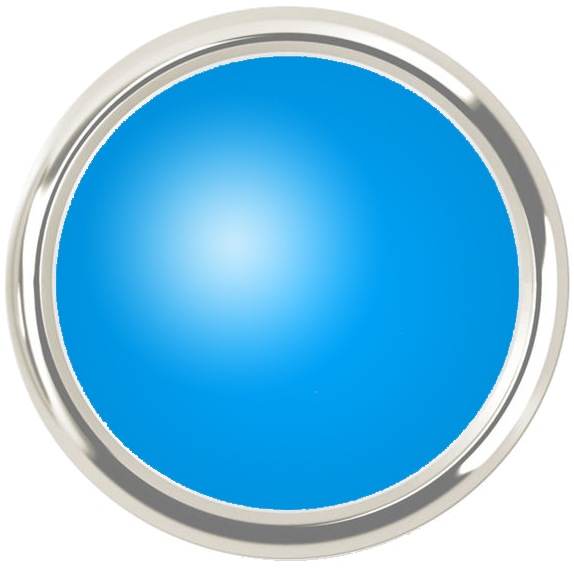
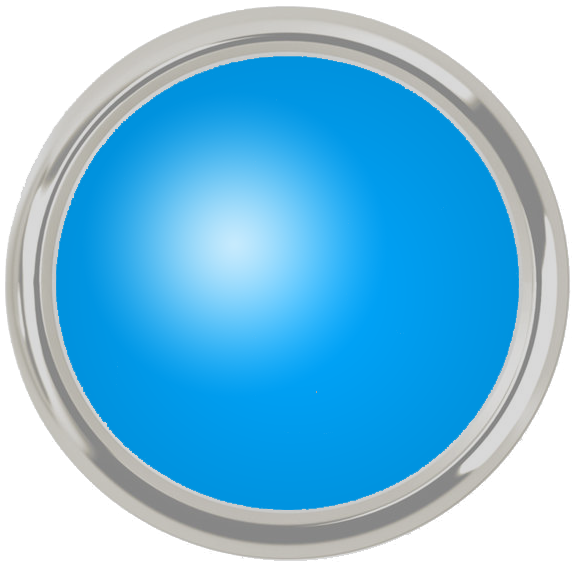
Layers edited between the first and the second 574x574 image:
painted on "Disc" over <box>5,6,572,562</box>
